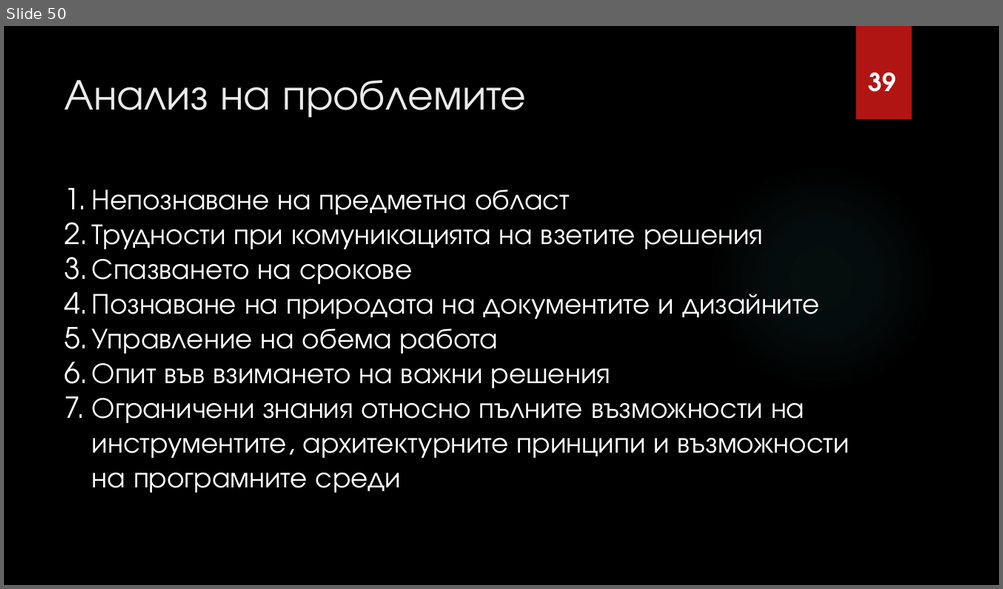
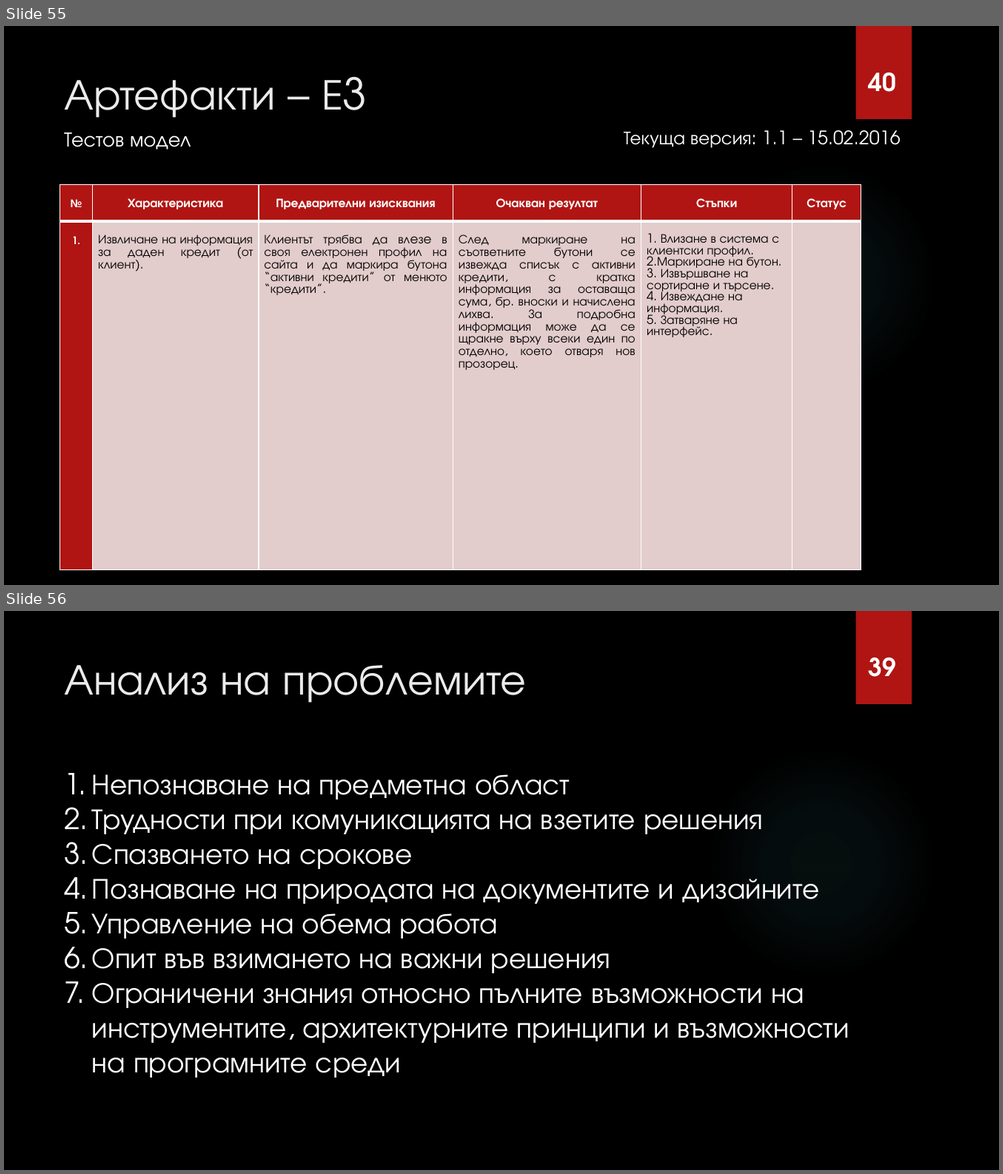
Before and after one commit to fahmiprasetya/PSS, a slide deck: I1/Current_Working_Directory/PSS ZA6TITA/ABM Presentation.pptx. Shown one above the other, each under a label of ours: slide 50 before the commit, slides 55 and 56 after it. The pictures are 1003x589 and 1003x1174 pixels, drawn with LibreOffice and Linux fonts; fonts in the diff are those of the drawing; background and template pictures are left out. Boxes give left, top, right and bottom in pixels: in the first picture for what was removed or moved away, otherwise in the second. Text is boxed around its words. In the diff, an @@ line names an element or a change of style, - is before the commit and + after.

```diff
--- a/I1/Current_Working_Directory/PSS ZA6TITA/ABM Presentation.pptx
+++ b/I1/Current_Working_Directory/PSS ZA6TITA/ABM Presentation.pptx
@@ slide 55 added at [4,26,999,585], background picture (left out); not listed: 2 template elements that a slide beside it also shows @@
@@ title added at [64,80,276,118], 42 pt, text #EBEBEB @@
+Артефакти – Е3
@@ text added at [868,72,896,92], 24 pt, text #FFFFFF, bold @@
+40
@@ text added at [64,133,190,150], 20 pt, text #FFFFFF @@
+Тестов модел
@@ text added at [623,130,900,148], 18 pt, text #FFFFFF @@
+Текуща версия: 1.1 – 15.02.2016
@@ table added at [60,185,860,570], 2 rows, 6 columns @@
+№ | Характеристика | Предварителни изисквания | Очакван резултат | Стъпки | Статус
+1. | Извличане на информация за даден кредит (от клиент). | Клиентът трябва да влeзe в своя електронен профил на сайта и да маркира бутона “активни кредити” от менюто “кредити”. | След маркиране на съответните бутони се извежда списък с активни кредити, с кратка информация за оставаща сума, бр. вноски и начислена лихва. За подробна информация може да се щракне върху всеки един по отделно, което отваря нов прозорец. | 1. Влизане в система с клиентски профил. / 2.Маркиране на бутон. / 3. Извършване на сортиране и търсене. / 4. Извеждане на информация. / 5. Затваряне на интерфейс. | 
@@ what was slide 50 is now slide 56 @@
```
Also in this commit, not shown: 9 slides changed, 5 other slides added.
